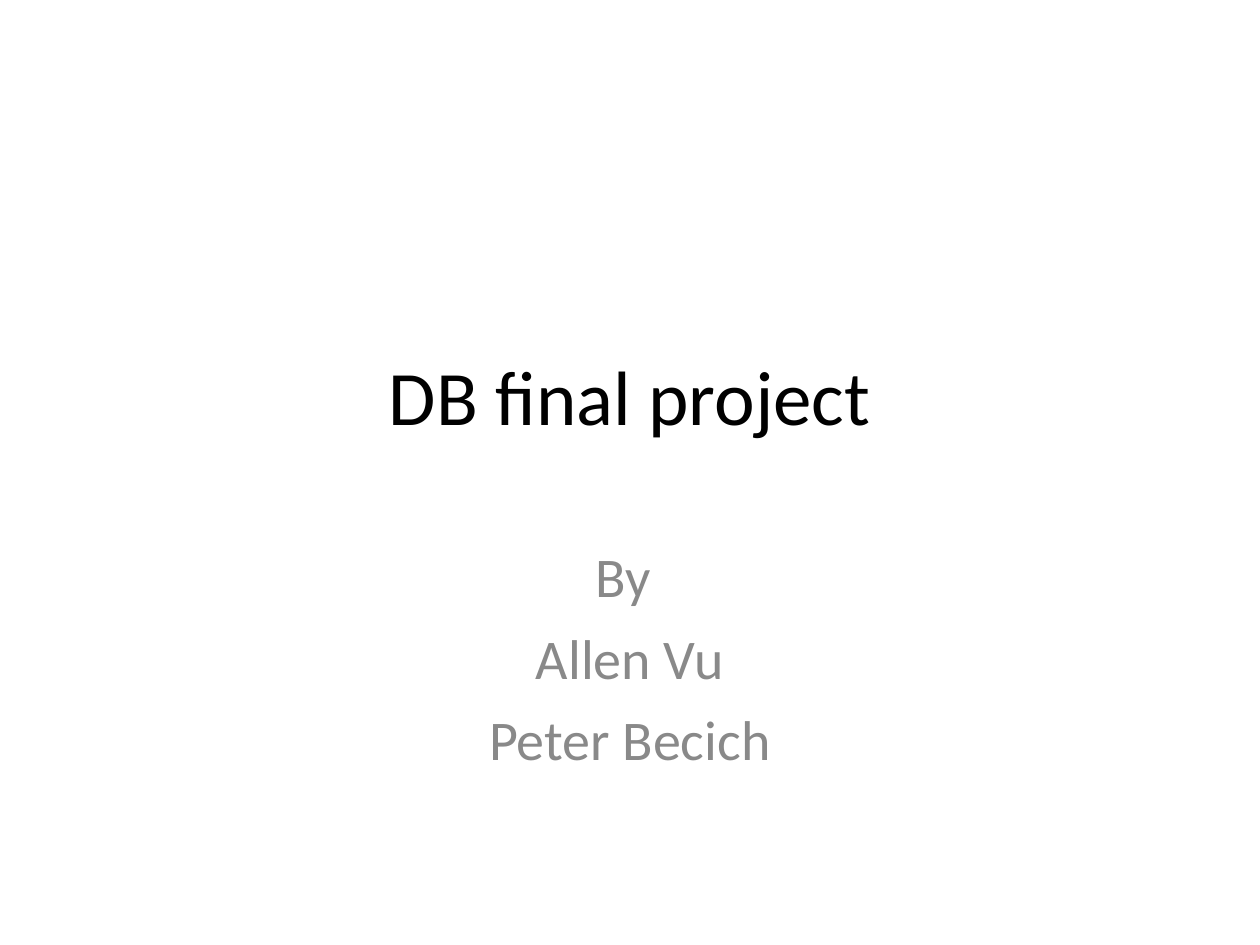
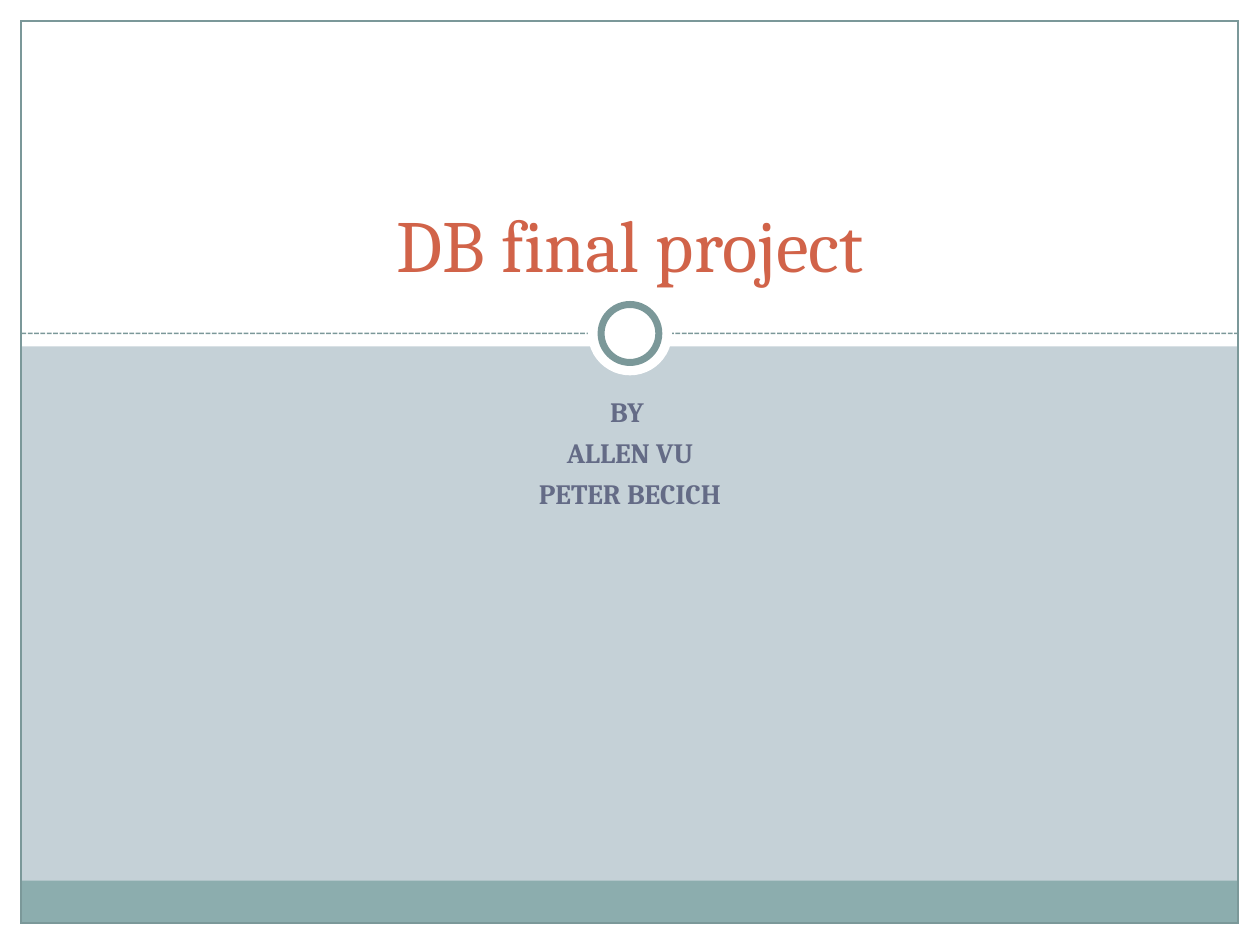
Before and after one commit to allenkvu/CSE111-project, a slide deck: slide 1 of DB_powerpoint.ppt. Drawn at 1260x945 pixels with LibreOffice and Linux fonts; fonts in the diff are those of the drawing. Boxes give left, top, right and bottom in pixels: in the first picture for what was removed or moved away, otherwise in the second. Text is boxed around its words. In the diff, an @@ line names an element or a change of style, - is before the commit and + after.

```diff
--- a/DB_powerpoint.ppt
+++ b/DB_powerpoint.ppt
@@ background #FFFFFF to #C5D1D7 @@
@@ rectangle added at [0, 0, 21, 945], fill #FFFFFF @@
@@ rectangle added at [0, 0, 1260, 346], fill #FFFFFF @@
@@ rectangle added at [21, 21, 1239, 924], outline #7B9899 0.74 pt @@
@@ rectangle added at [1239, 0, 1260, 945], fill #FFFFFF @@
@@ title "DB final project": place and size @@
-title "DB final project" at [389, 371, 870, 439]
+title "DB final project" at [396, 220, 863, 288]
@@ title "DB final project" at [396, 220, 863, 288]: size 44 to 42 pt, font Calibri to Cambria, text colour #000000 to #D16349; vertical alignment middle to bottom @@
@@ ellipse added at [588, 291, 673, 375], fill #FFFFFF @@
@@ ellipse added at [601, 305, 659, 363], fill #FFFFFF, outline #7B9899 4 pt @@
@@ line added from (21, 334) to (1239, 334), #7B9899 0.91 pt dashed @@
@@ subtitle at [539, 403, 721, 504]: text changed; size 32 to 16 pt; font Calibri to Cambria; text colour #898989 to #646B86; bold on @@
-By
-Allen Vu
-Peter Becich
+BY
+ALLEN VU
+PETER BECICH
@@ rectangle added at [20, 881, 1237, 924], fill #8CADAE @@
@@ rectangle added at [0, 924, 1260, 945], fill #FFFFFF @@
```
Also in this commit, not shown: 5 other slides changed.
